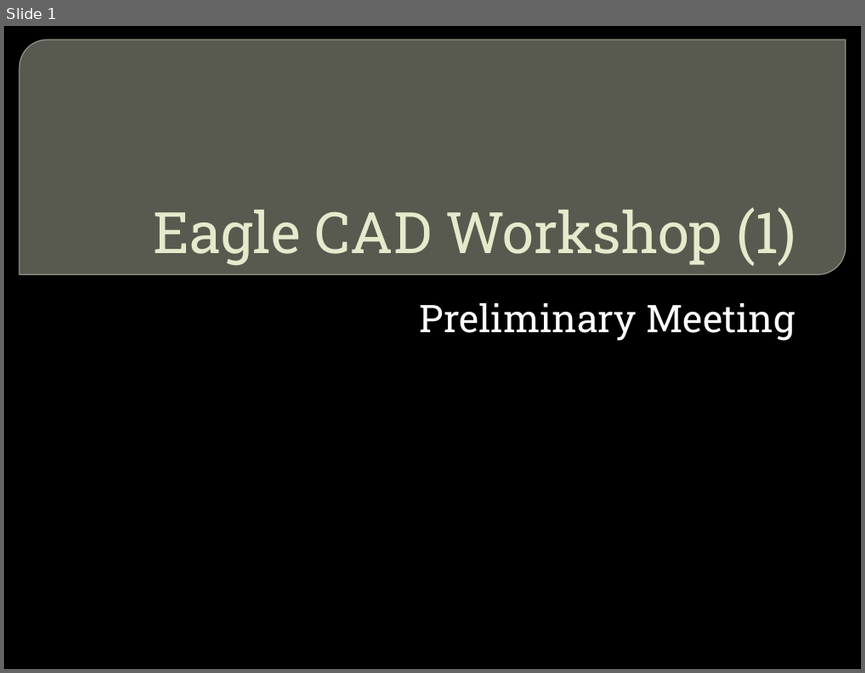
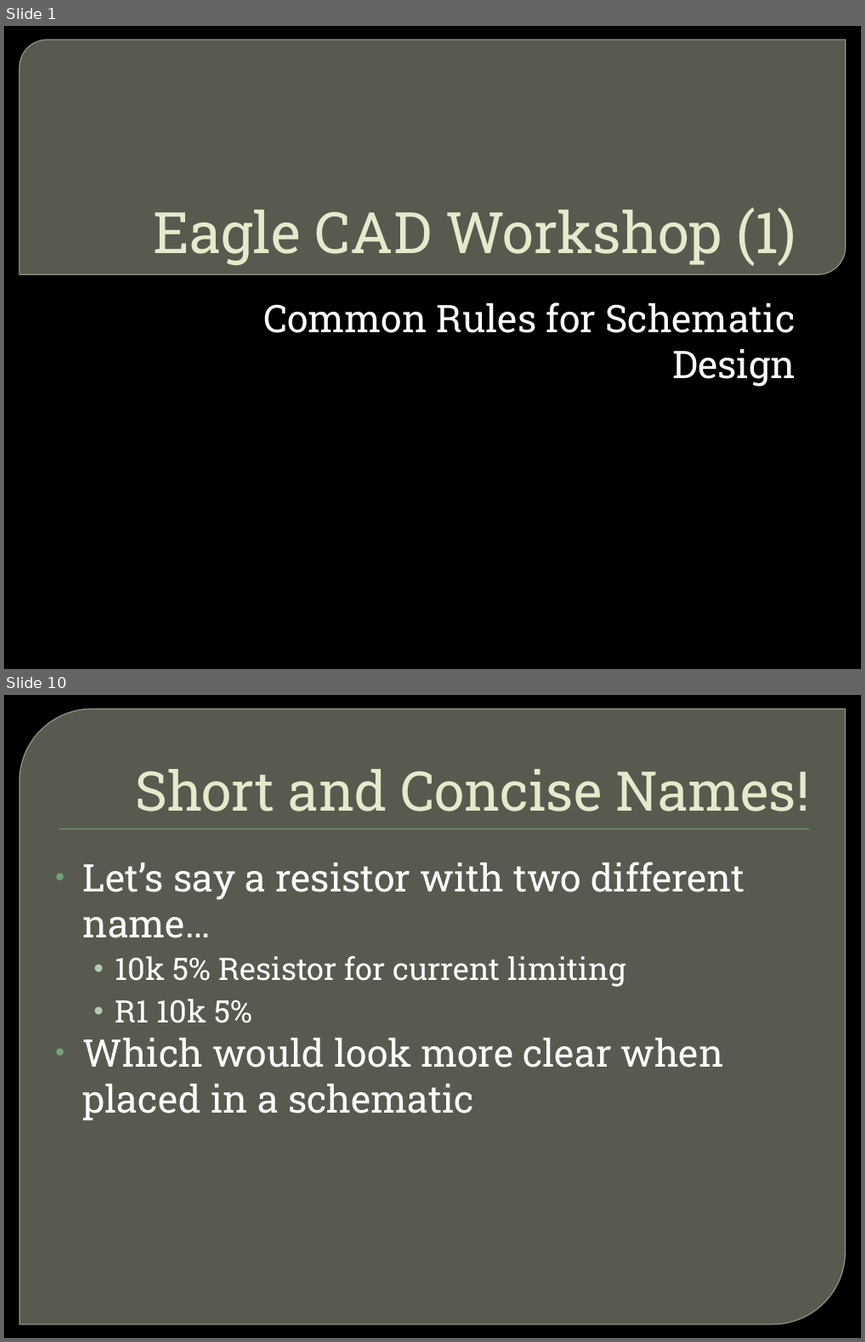
Before and after one commit to CSPon/Workshop_Materials, a slide deck: Workshop_Slides/Eagle CAD/Eagle CAD Workshop (1).pptx. Shown one above the other, each under a label of ours: slide 1 before the commit, slides 1 and 10 after it; the slides between them are not shown. The pictures are 865x673 and 865x1342 pixels, drawn with LibreOffice and Linux fonts; fonts in the diff are those of the drawing; background and template pictures are left out. Boxes give left, top, right and bottom in pixels: in the first picture for what was removed or moved away, otherwise in the second. Text is boxed around its words. In the diff, an @@ line names an element or a change of style, - is before the commit and + after.

```diff
--- a/Workshop_Slides/Eagle CAD/Eagle CAD Workshop (1).pptx
+++ b/Workshop_Slides/Eagle CAD/Eagle CAD Workshop (1).pptx
@@ slide 10 added at [4,695,861,1338], background picture (left out) @@
@@ round diag rect added at [19,709,846,1324], fill #888B7B at 65% opacity, outline #9DA090 0.87 pt @@
@@ title added at [135,769,809,811], 46 pt, text #E7EACB @@
+Short and Concise Names!
@@ rectangle added at [59,828,809,829], fill #72A376 @@
@@ text added at [83,862,744,1120], 32 pt, text #FFFFFF @@
+• Let’s say a resistor with two different name…
+  • 10k 5% Resistor for current limiting
+  • R1 10k 5%
+• Which would look more clear when placed in a schematic
@@ slide 1 changed as well @@
@@ subtitle at [263,302,795,386]: text changed @@
-Preliminary Meeting
+Common Rules for Schematic Design
```
Also in this commit, not shown: 4 other slides changed, 6 other slides added, 14 slides removed, 3 other files.
